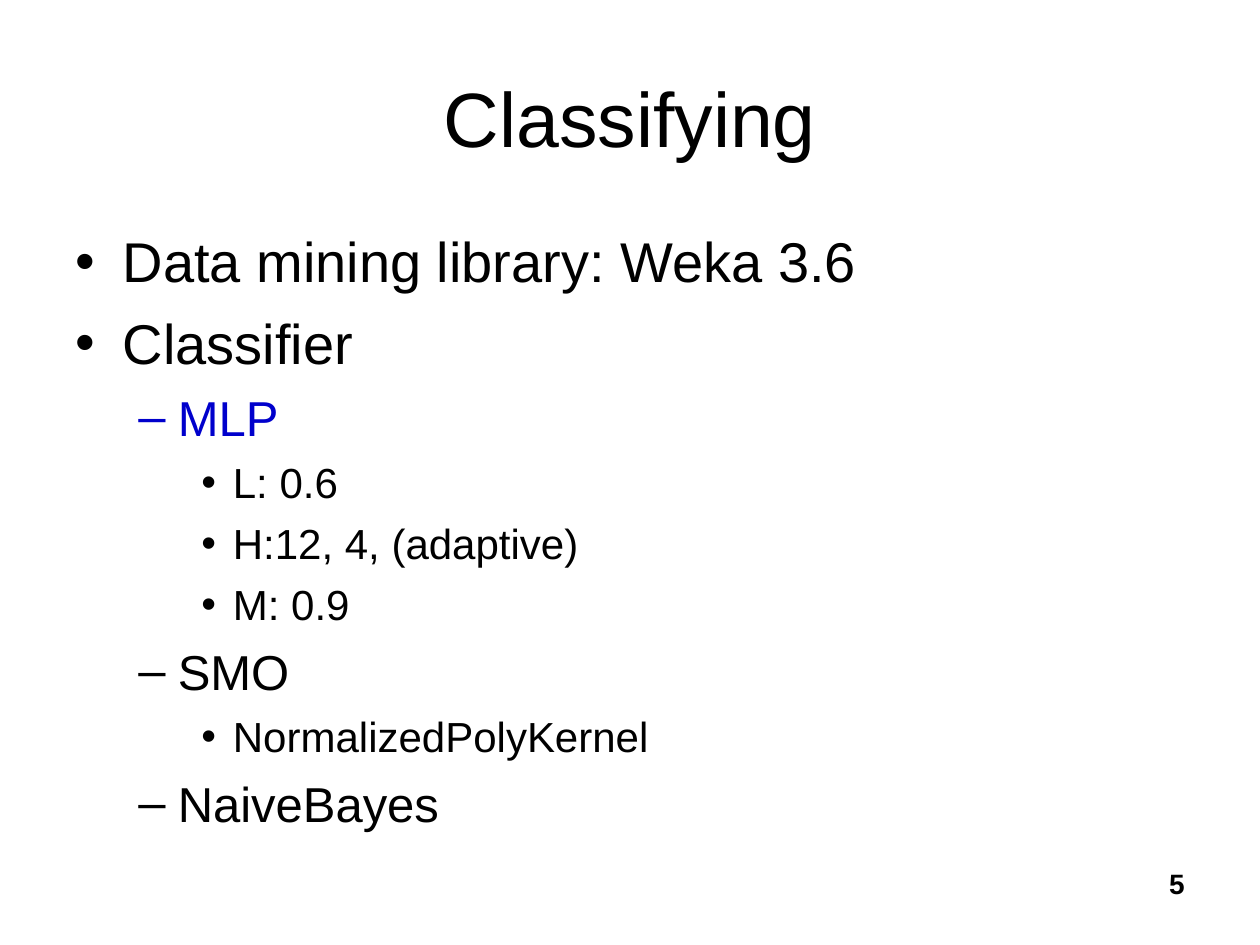
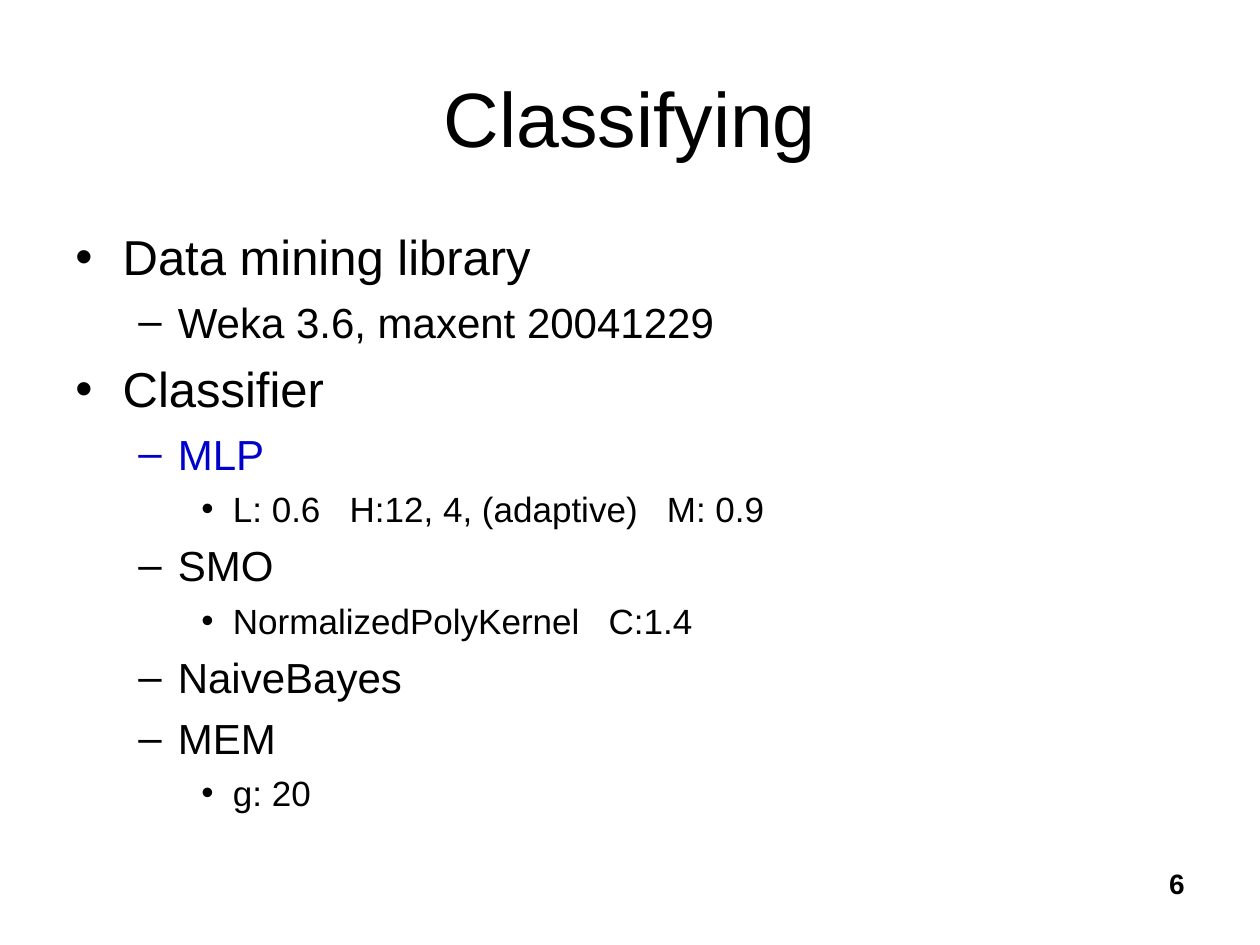
Before and after one commit to tallshort/nlpcourse, a slide deck: slide 6 of reports/NLP Project 1.ppt (slide 5 before the commit). Drawn at 1260x945 pixels with LibreOffice and Linux fonts; fonts in the diff are those of the drawing. Boxes give left, top, right and bottom in pixels: in the first picture for what was removed or moved away, otherwise in the second. Text is boxed around its words. In the diff, an @@ line names an element or a change of style, - is before the commit and + after.

```diff
--- a/reports/NLP Project 1.ppt
+++ b/reports/NLP Project 1.ppt
@@ text at <box>123,239,714,344</box>: text changed; size 32 to 24 pt @@
-• Data mining library: Weka 3.6
+• Data mining library
+  – Weka 3.6, maxent 20041229
@@ text at <box>123,371,402,702</box>: size 32 to 28 pt in "Classifier"; size 28 to 24 pt in "MLP", "SMO", "NaiveBayes"; less space between paragraphs @@
@@ text at <box>233,496,764,529</box>: text changed; size 24 to 20 pt @@
-    • L: 0.6
-    • H:12, 4, (adaptive)
-    • M: 0.9
+    • L: 0.6 H:12, 4, (adaptive) M: 0.9
@@ text at <box>233,608,693,640</box>: text changed; size 24 to 20 pt @@
-    • NormalizedPolyKernel
+    • NormalizedPolyKernel C:1.4
@@ text at <box>178,725,311,813</box>: paragraphs added @@
+  – MEM
+    • g: 20
@@ page number at <box>1169,874,1185,895</box>: text changed @@
-5
+6
```
Also in this commit, not shown: 4 other slides changed, 8 slides added, 1 slide removed.
